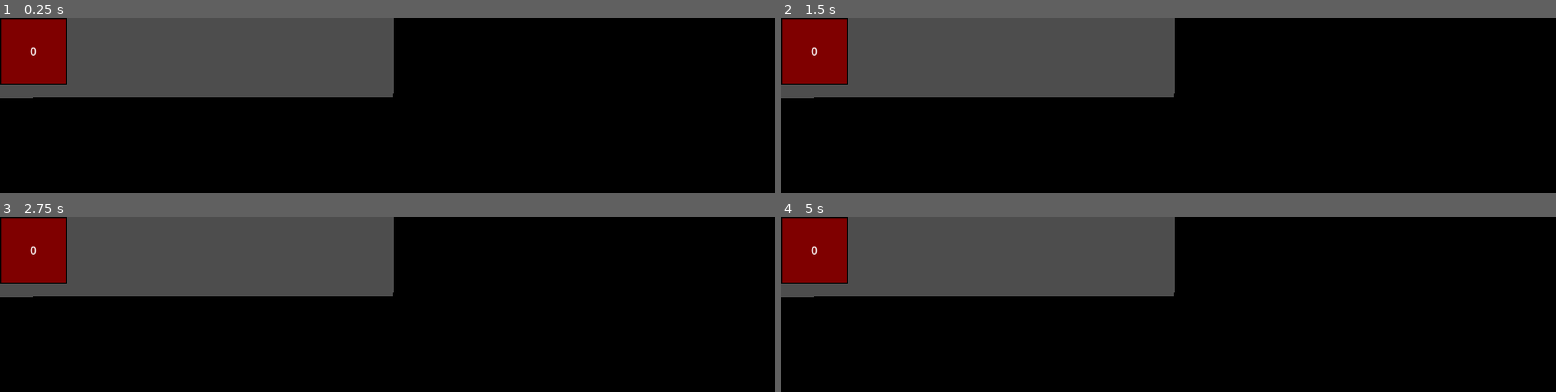
Above: before the commit, frames 1-4 (two rows, left to right).
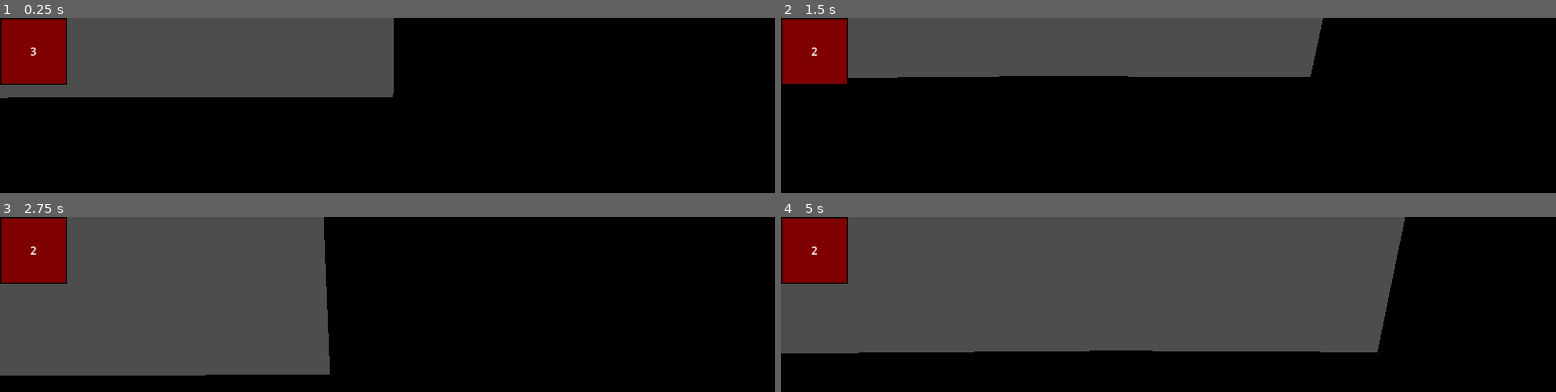
Above: after the commit, the same moments.

Repository: Okularnik2001PL/123-Start-projektu
Game: Godot game, scene res://sceny/testy giery v1.tscn
The game is run twice, just before and just after one commit, with the same random seed, the same clock (stepped at 60 frames per second) and the same inputs.
Inputs (mouse positions are in pixels of both pictures, inside the frame that each line leads up to):
- Up to frame 1 (0.25 s): no input
- Up to frame 2 (1.5 s): tap Enter (ui_accept) at 0.5, 0.77 s; move the mouse to (outside the picture) at 0.52 s; hold D (ui_right) 0.53-1.28 s; right-click (outside the picture) at 0.6 s; move the mouse to (outside the picture) at 1.27 s; hold S (ui_down) from 1.28 s (still down); tap G (spawn) at 1.35 s
- Up to frame 3 (2.75 s): tap Enter (ui_accept) at 1.52, 2 s; move the mouse to (465, 337) at 2.02 s; release S (ui_down) at 2.03 s; hold D (ui_right) from 2.03 s (still down); right-click (465, 337) at 2.1 s
- Up to frame 4 (5 s): move the mouse to (outside the picture) at 2.77 s; release D (ui_right) at 2.78 s; hold W (ui_up) 2.78-3.53 s; tap G (spawn) at 2.85, 4.35 s; tap Enter (ui_accept) at 3.02, 3.5, 3.77, 4.52 s; move the mouse to (outside the picture) at 3.52 s; hold A (ui_left) from 3.53 s (still down); right-click (outside the picture) at 3.6 s; move the mouse to (936, 369) at 4.27 s

The runs differ from the first frame. In frame 1, less than 0.1% of the frame differs, in the area x 1-5%, y 16-46%; in frame 2, 12%; in frame 3, 23%; in frame 4, 38%, in the area x 0-81%, y 0-78%.
Error before the commit: Parse Error: Preload file "res://Klocekv1.tscn" does not exist. (res://gracz1.gd:8)

Commit message:
123-Start-projektu
aktalizacje z pomysłó dyrka

Diff:
--- a/gracz1.gd
+++ b/gracz1.gd
@@ -5,7 +5,7 @@
 const JUMP_VELOCITY = 4.5
 var ładunek=3
 var tszymam=null
-var Skszynka=preload("res://Klocekv1.tscn")
+var Skszynka=preload("res://sceny/Klocekv1.tscn")
 var startowa=Vector3i(2,2,0)
 # Get the gravity from the project settings to be synced with RigidBody nodes.
 var gravity = ProjectSettings.get_setting("physics/3d/default_gravity")
@@ -19,15 +19,24 @@
 func _physics_process(delta):
 	print(str($Camera3D2/RayCast3D.get_collider()))
 	if Input.is_action_just_pressed("zmiana_kamery"):
-		camera=-camera
+		camera+=1
+		if camera>2:
+			camera=0
 		match camera:
-			-1:
+			0:
 				$Camera3D2/Camera3D.current=true
 				$Camera3D2.current=false
+				$Camera3D.current=false
 				Input.set_mouse_mode(Input.MOUSE_MODE_VISIBLE)
 			1:
 				$Camera3D2/Camera3D.current=false
 				$Camera3D2.current=true
+				$Camera3D.current=false
+				Input.set_mouse_mode(Input.MOUSE_MODE_CAPTURED)
+			2:
+				$Camera3D2/Camera3D.current=false
+				$Camera3D2.current=false
+				$Camera3D.current=true
 				Input.set_mouse_mode(Input.MOUSE_MODE_CAPTURED)
 	# Add the gravity.
 	if not is_on_floor():
--- /dev/null
+++ b/new_script.gd
@@ -0,0 +1,11 @@
+extends Node
+
+
+# Called when the node enters the scene tree for the first time.
+func _ready() -> void:
+	pass # Replace with function body.
+
+
+# Called every frame. 'delta' is the elapsed time since the previous frame.
+func _process(delta: float) -> void:
+	pass
--- a/sceny/gracz1.tscn
+++ b/sceny/gracz1.tscn
@@ -62,3 +62,6 @@
 [node name="MeshInstance3D" type="MeshInstance3D" parent="."]
 transform = Transform3D(-1, 0, -8.74228e-08, 0, 1, 0, 8.74228e-08, 0, -1, 0, 0.3, -0.5)
 mesh = SubResource("QuadMesh_5qkyk")
+
+[node name="Camera3D" type="Camera3D" parent="."]
+transform = Transform3D(-0.997218, 0, -0.0745436, -0.00675867, 0.995881, 0.0904151, 0.0742365, 0.0906673, -0.99311, 0, 0.46906, -4.74623)
--- a/sceny/lustro.tscn
+++ b/sceny/lustro.tscn
@@ -1,8 +1,12 @@
-[gd_scene load_steps=3 format=3 uid="uid://da2hag7wm3e82"]
+[gd_scene load_steps=4 format=3 uid="uid://da2hag7wm3e82"]
 
 [ext_resource type="Script" path="res://mesh_instance_3d.gd" id="1_ia8fx"]
 
+[sub_resource type="StandardMaterial3D" id="StandardMaterial3D_l0lht"]
+albedo_color = Color(1, 0.141176, 1, 1)
+
 [sub_resource type="QuadMesh" id="QuadMesh_7nas0"]
+material = SubResource("StandardMaterial3D_l0lht")
 size = Vector2(1, 2)
 
 [node name="Lustro" type="MeshInstance3D"]
--- a/sceny/testy giery v1.tscn
+++ b/sceny/testy giery v1.tscn
@@ -65,7 +65,7 @@
 transform = Transform3D(1, 0, 0, 0, 1, 0, 0, 0, 1, 23.3925, 0.841062, 8.24091)
 
 [node name="Lustro" parent="." instance=ExtResource("6_rayle")]
-transform = Transform3D(1, 0, 0, 0, 1, 0, 0, 0, 1, 15.4185, 2.27982, -80.8022)
+transform = Transform3D(1, 0, 0, 0, 1, 0, 0, 0, 1, 15.4185, 2.18839, -80.8022)
 
 [node name="Node3D6" parent="." instance=ExtResource("7_ci1tf")]
 transform = Transform3D(1, 0, 0, 0, 1, 0, 0, 0, 1, 223.26, 253.021, -354.834)
